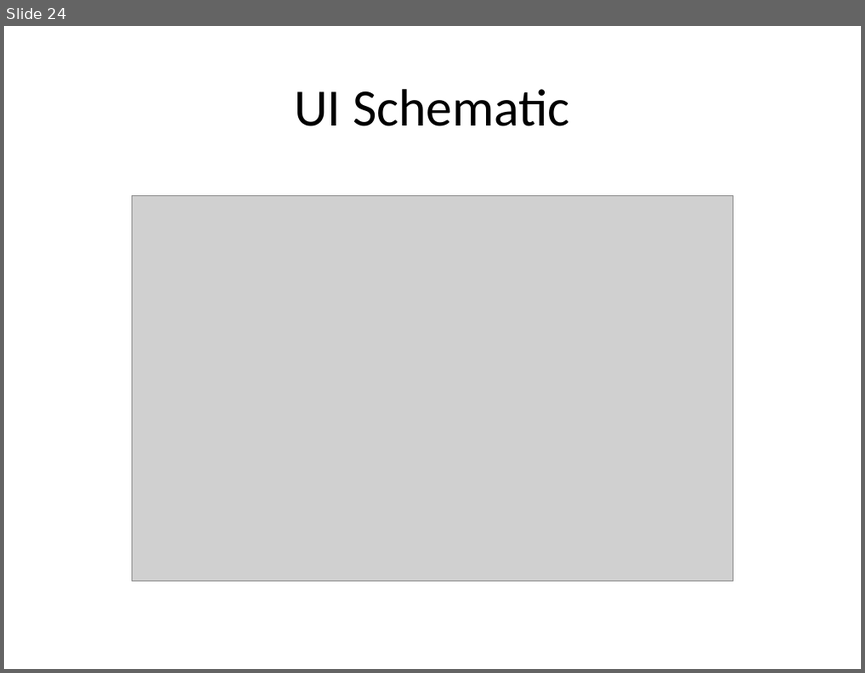
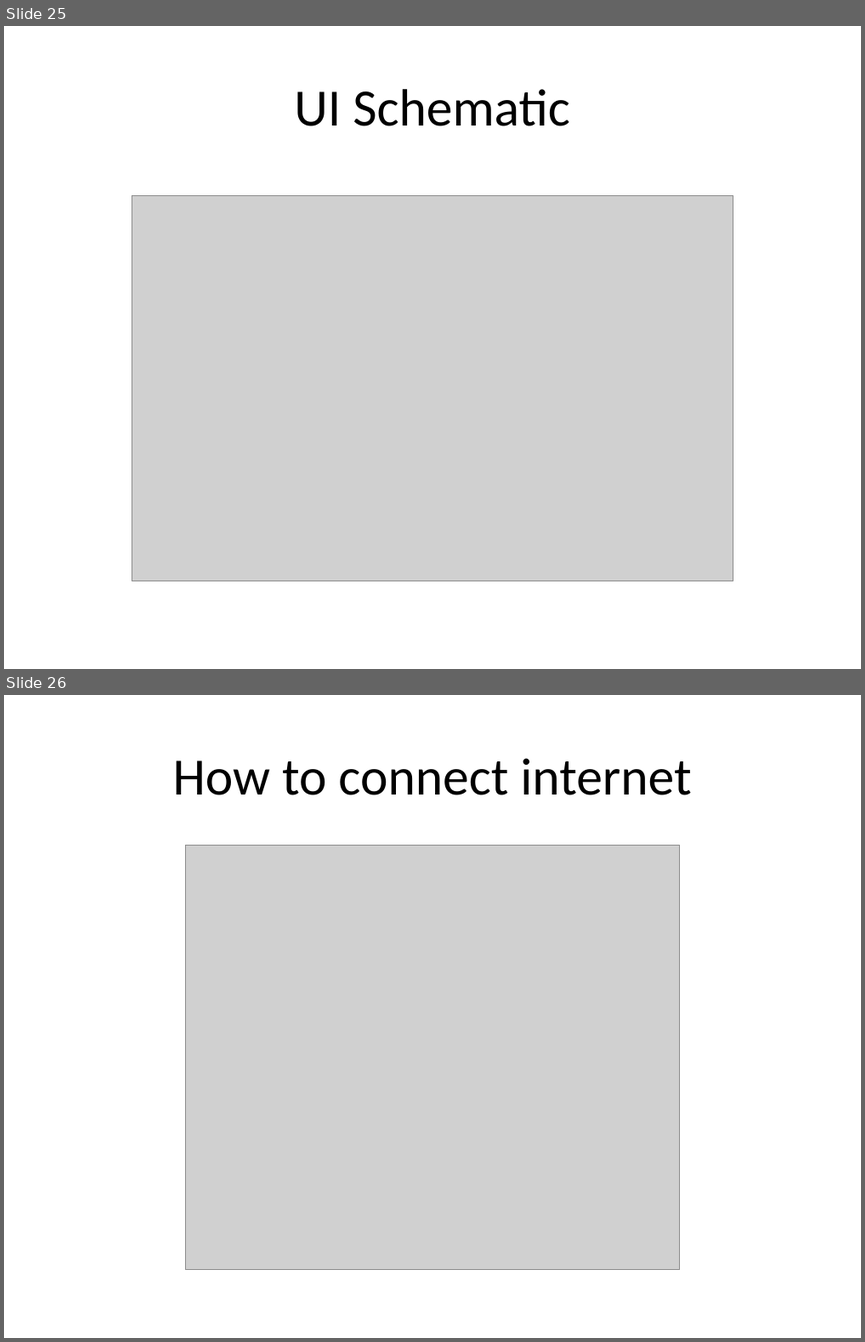
Before and after one commit to wuxuechen/Smart-Band-ESP32-S3R8, a slide deck: Documents/Presentation.pptx. Shown one above the other, each under a label of ours: slide 24 before the commit, slides 25 and 26 after it. The pictures are 865x673 and 865x1342 pixels, drawn with LibreOffice and Linux fonts; fonts in the diff are those of the drawing; grey boxes stand for pictures. Boxes give left, top, right and bottom in pixels: in the first picture for what was removed or moved away, otherwise in the second. Text is boxed around its words. In the diff, an @@ line names an element or a change of style, - is before the commit and + after.

```diff
--- a/Documents/Presentation.pptx
+++ b/Documents/Presentation.pptx
@@ slide 26 added at box(4, 695, 861, 1338), background #FFFFFF @@
@@ title added at box(173, 758, 691, 795), 44 pt, text #000000 @@
+How to connect internet
@@ picture added at box(186, 845, 679, 1269) @@
@@ what was slide 24 is now slide 25 @@
```
Also in this commit, not shown: 1 other slide added, 10 other files.
